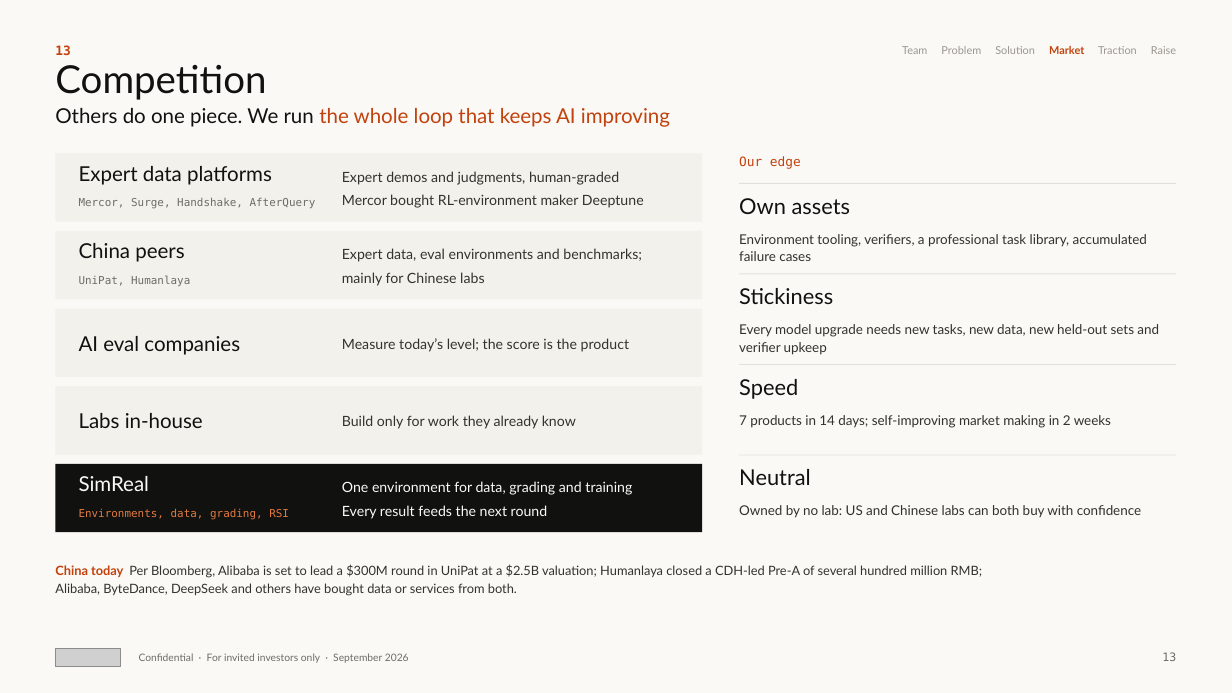
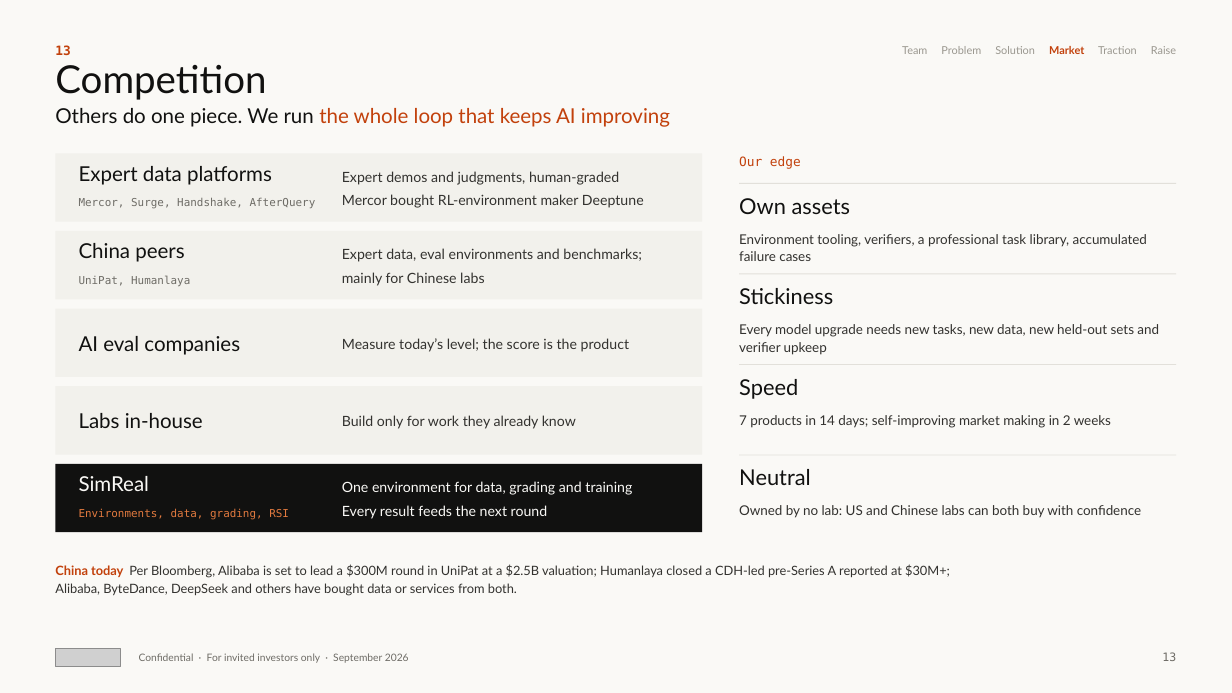
Before and after one commit to wangchen0802/Delta1, a slide deck: slide 13 of SimReal-BP-v29-EN.pptx. Drawn at 1232x693 pixels with LibreOffice and Linux fonts; fonts in the diff are those of the drawing; grey boxes stand for pictures. Boxes give left, top, right and bottom in pixels: in the first picture for what was removed or moved away, otherwise in the second. Text is boxed around its words. In the diff, an @@ line names an element or a change of style, - is before the commit and + after.

```diff
--- a/SimReal-BP-v29-EN.pptx
+++ b/SimReal-BP-v29-EN.pptx
@@ text at (55,564,950,596): text changed @@
-China today Per Bloomberg, Alibaba is set to lead a $300M round in UniPat at a $2.5B valuation; Humanlaya closed a CDH-led Pre-A of several hundred million RMB;
-Alibaba, ByteDance, DeepSeek and others have bought data or services from both.
+China today Per Bloomberg, Alibaba is set to lead a $300M round in UniPat at a $2.5B valuation; Humanlaya closed a CDH-led pre-Series A reported at $30M+;
+Alibaba, ByteDance, DeepSeek and others have bought data or services from both.
```
Also in this commit, not shown: 6 other slides changed, 7 other files.
